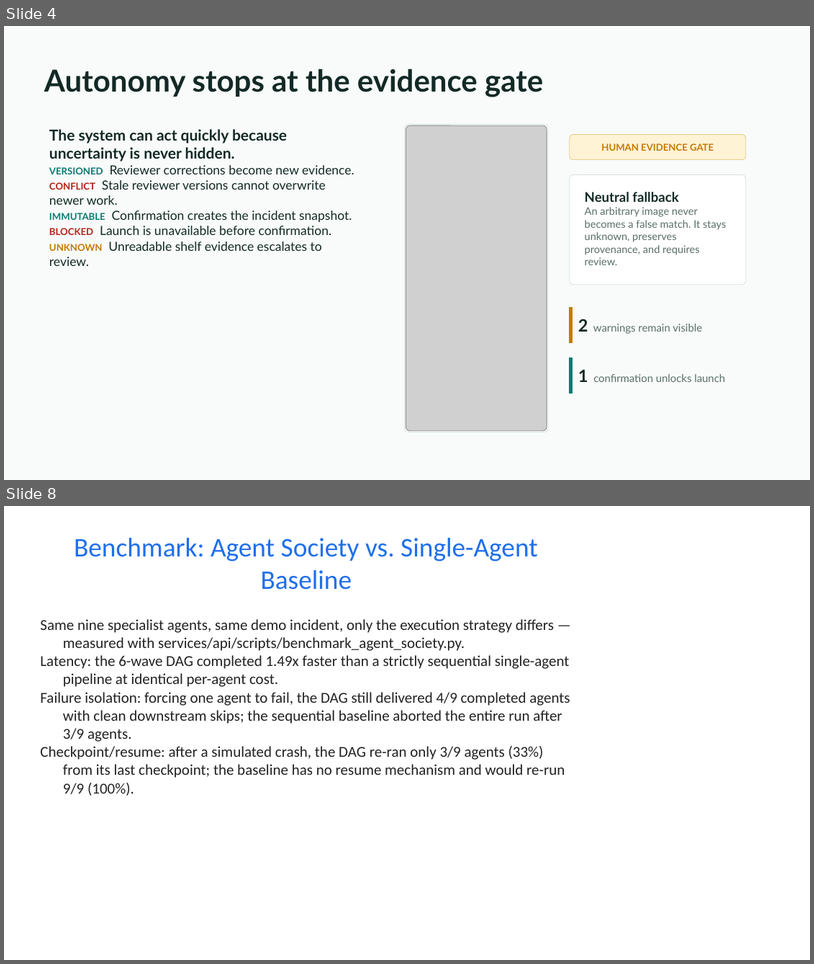
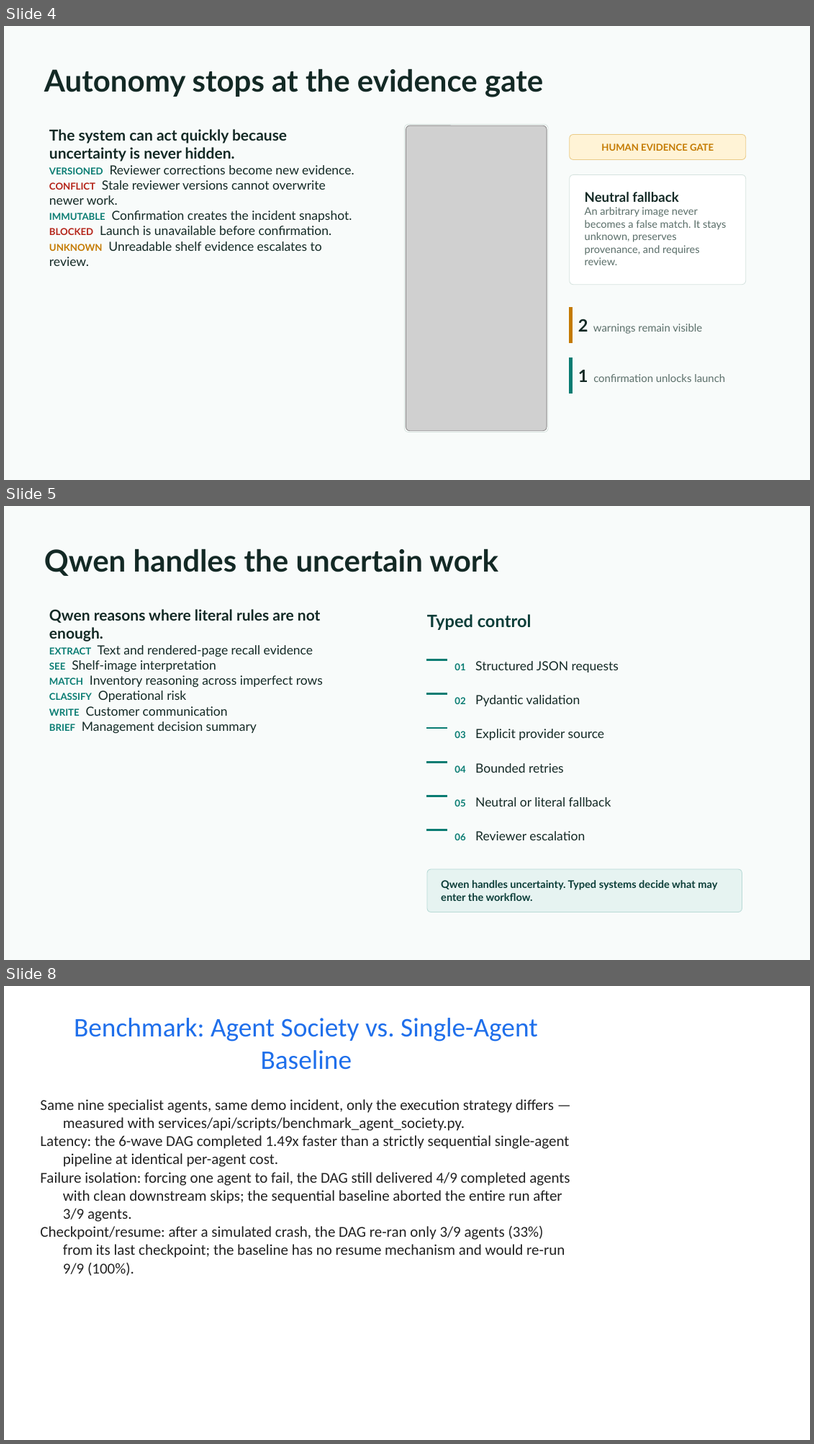
Before and after one commit to ankitranjan-dsai/batchhelm-ai, a slide deck: docs/presentation/batchhelm-ai-hackathon-deck.pptx. Shown one above the other, each under a label of ours: slides 4 and 8 before the commit, slides 4, 5 and 8 after it; the slides between them are not shown. The pictures are 814x964 and 814x1444 pixels, drawn with LibreOffice and Linux fonts; fonts in the diff are those of the drawing; grey boxes stand for pictures. Boxes give left, top, right and bottom in pixels: in the first picture for what was removed or moved away, otherwise in the second. Text is boxed around its words. In the diff, an @@ line names an element or a change of style, - is before the commit and + after.

```diff
--- a/docs/presentation/batchhelm-ai-hackathon-deck.pptx
+++ b/docs/presentation/batchhelm-ai-hackathon-deck.pptx
@@ slide 5 added at (x1=4, y1=506, x2=810, y2=960), background #F8FBFA @@
@@ title added at (x1=44, y1=548, x2=499, y2=576), 36 pt, text #132925, bold @@
+Qwen handles the uncertain work
@@ text added at (x1=49, y1=609, x2=323, y2=733), 15 pt, text #132925 @@
+Qwen reasons where literal rules are not enough.
+EXTRACT Text and rendered-page recall evidence
+SEE Shelf-image interpretation
+MATCH Inventory reasoning across imperfect rows
+CLASSIFY Operational risk
+WRITE Customer communication
+BRIEF Management decision summary
@@ text added at (x1=427, y1=614, x2=532, y2=630), 20.2 pt, text #0B3D38, bold @@
+Typed control
@@ rectangle added at (x1=427, y1=659, x2=448, y2=660), fill #087C72, outline #087C72 0 pt @@
@@ text added at (x1=455, y1=661, x2=619, y2=672), 15 pt, text #132925 @@
+01 Structured JSON requests
@@ rectangle added at (x1=427, y1=693, x2=448, y2=694), fill #087C72, outline #087C72 0 pt @@
@@ text added at (x1=455, y1=695, x2=581, y2=706), 15 pt, text #132925 @@
+02 Pydantic validation
@@ rectangle added at (x1=427, y1=728, x2=448, y2=728), fill #087C72, outline #087C72 0 pt @@
@@ text added at (x1=455, y1=728, x2=605, y2=740), 15 pt, text #132925 @@
+03 Explicit provider source
@@ rectangle added at (x1=427, y1=762, x2=448, y2=762), fill #087C72, outline #087C72 0 pt @@
@@ text added at (x1=455, y1=763, x2=564, y2=772), 15 pt, text #132925 @@
+04 Bounded retries
@@ rectangle added at (x1=427, y1=795, x2=448, y2=796), fill #087C72, outline #087C72 0 pt @@
@@ text added at (x1=455, y1=797, x2=612, y2=806), 15 pt, text #132925 @@
+05 Neutral or literal fallback
@@ rectangle added at (x1=427, y1=829, x2=448, y2=830), fill #087C72, outline #087C72 0 pt @@
@@ text added at (x1=455, y1=831, x2=585, y2=840), 15 pt, text #132925 @@
+06 Reviewer escalation
@@ rounded rectangle added at (x1=427, y1=869, x2=743, y2=912), fill #E6F3F1, outline #B8DAD6 0.75 pt @@
@@ text added at (x1=441, y1=880, x2=718, y2=901), 12.5 pt, text #0B3D38, bold @@
+Qwen handles uncertainty. Typed systems decide what may enter the workflow.
```
Also in this commit, not shown: 2 other slides added, 3 slides removed, 1 other file.
